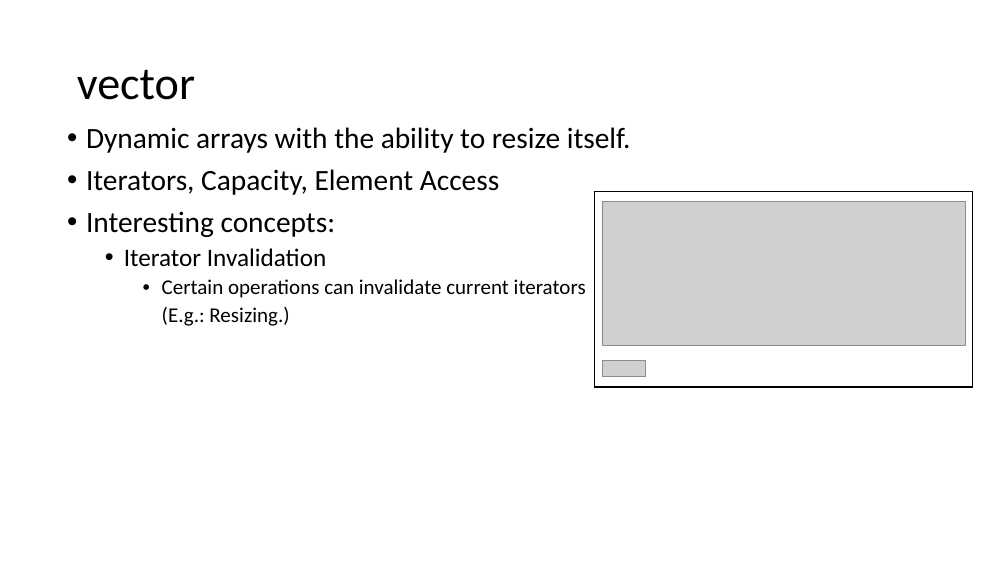
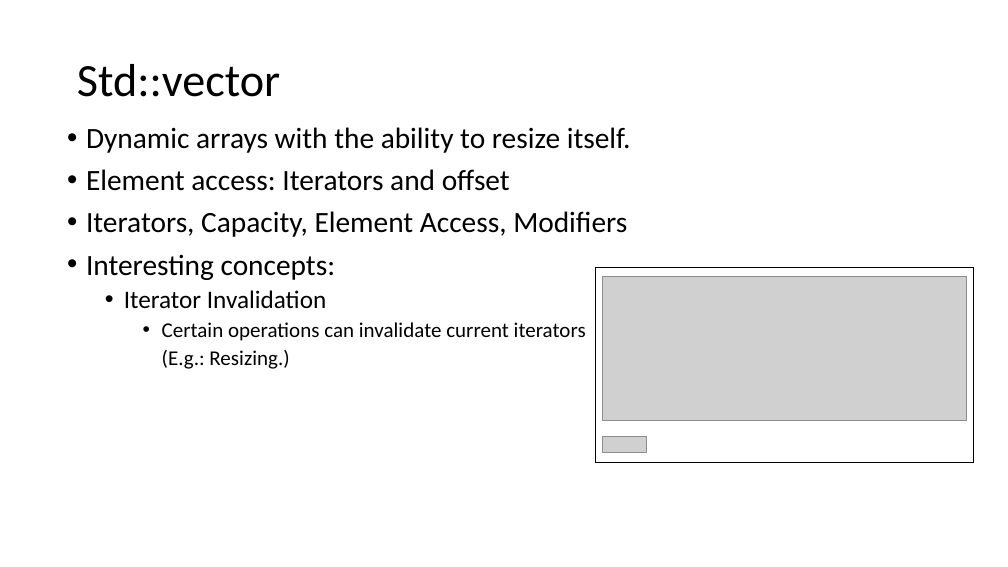
Before and after one commit to muksiddheswar/Tiny-CPP-Examples, a slide deck: slide 3 of CPP-Examples/STL/STL_Presentation.pptx. Drawn at 1008x567 pixels with LibreOffice and Linux fonts; fonts in the diff are those of the drawing; grey boxes stand for pictures. Boxes give left, top, right and bottom in pixels: in the first picture for what was removed or moved away, otherwise in the second. Text is boxed around its words. In the diff, an @@ line names an element or a change of style, - is before the commit and + after.

Commit message:
Done presetnation for vector.

```diff
--- a/CPP-Examples/STL/STL_Presentation.pptx
+++ b/CPP-Examples/STL/STL_Presentation.pptx
@@ title at (77, 64, 280, 97): text changed @@
-vector
+Std::vector
@@ text at (86, 169, 627, 237): text changed @@
-• Iterators, Capacity, Element Access
+• Element access: Iterators and offset
+• Iterators, Capacity, Element Access, Modifiers
@@ 2 pictures, 1 rectangle: place and size @@
-2 pictures, 1 rectangle at (594, 191, 972, 387)
+2 pictures, 1 rectangle at (595, 267, 973, 463)
```
Also in this commit, not shown: 2 other slides changed, 1 slide added, 1 slide removed.
